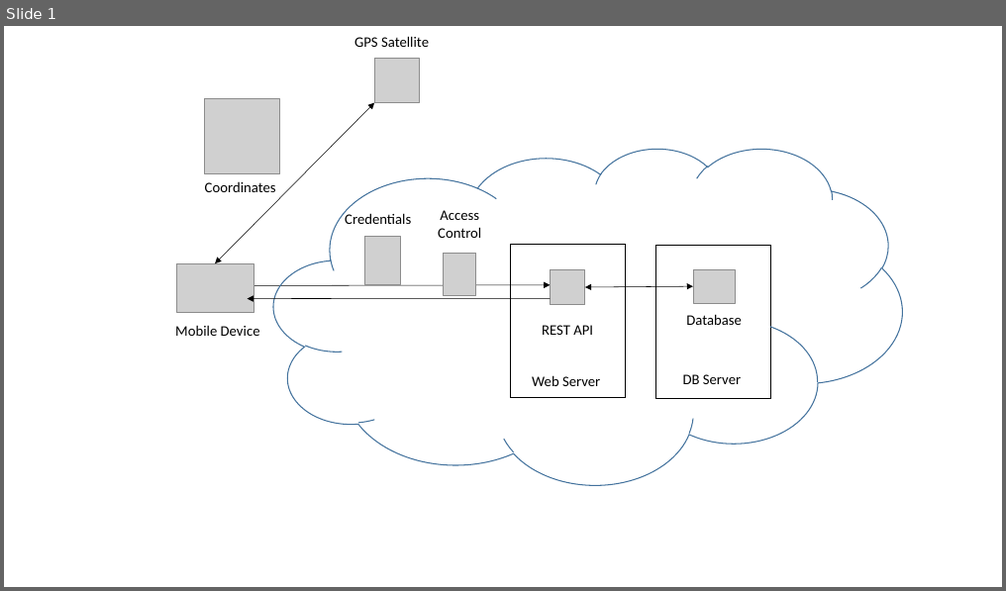
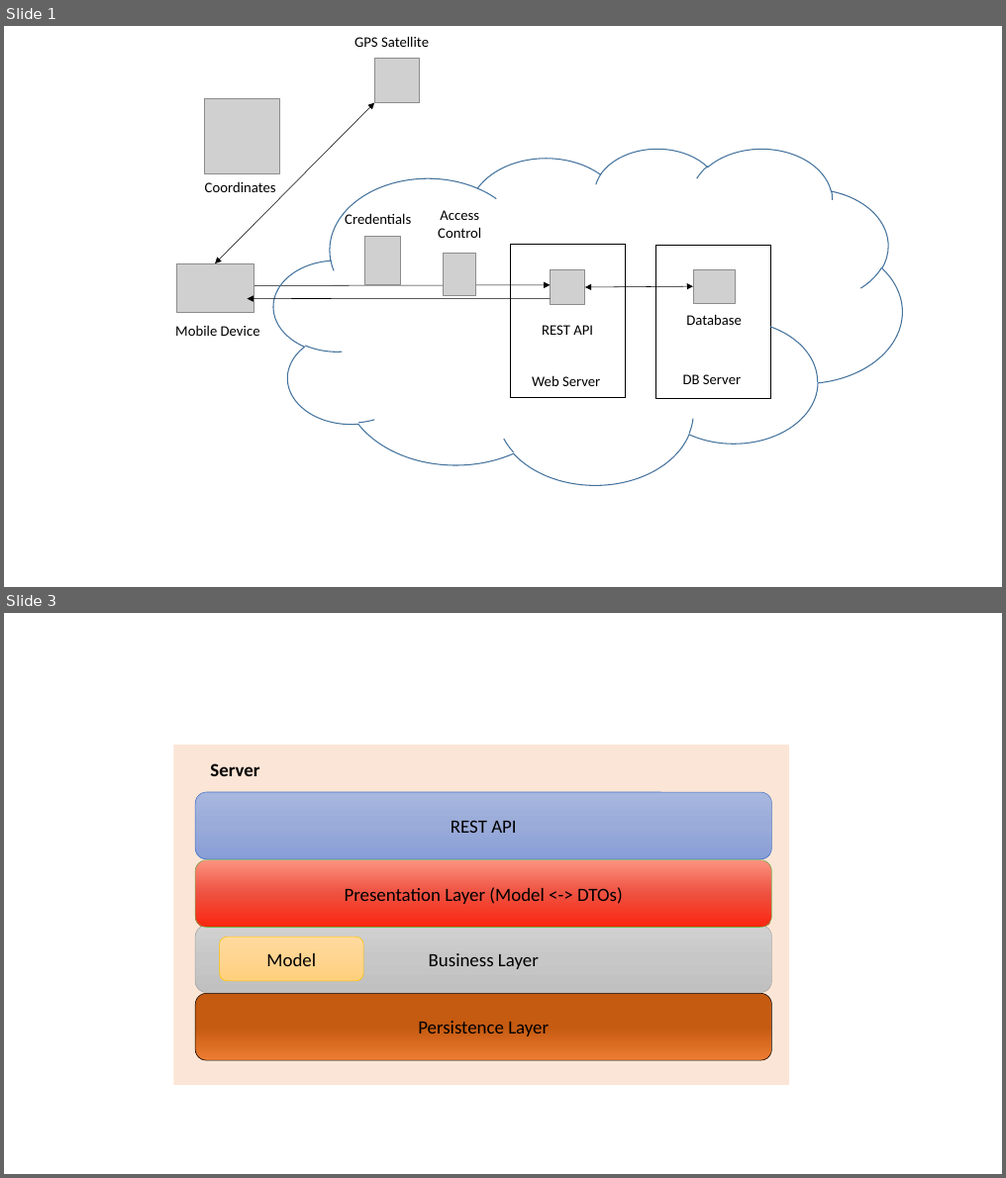
Before and after one commit to dschenkelman/social-toilet, a slide deck: diagfisico.pptx. Shown one above the other, each under a label of ours: slide 1 before the commit, slides 1 and 3 after it; the slides between them are not shown. The pictures are 1006x591 and 1006x1178 pixels, drawn with LibreOffice and Linux fonts; fonts in the diff are those of the drawing; grey boxes stand for pictures. Boxes give left, top, right and bottom in pixels: in the first picture for what was removed or moved away, otherwise in the second. Text is boxed around its words. In the diff, an @@ line names an element or a change of style, - is before the commit and + after.

```diff
--- a/diagfisico.pptx
+++ b/diagfisico.pptx
@@ slide 3 added at <box>4,613,1002,1174</box>, background #FFFFFF @@
@@ rectangle added at <box>174,745,789,1085</box>, fill #FBE5D6 @@
@@ text added at <box>210,763,259,776</box>, 18 pt, text #000000, bold @@
+Server
@@ rounded rectangle added at <box>196,792,772,860</box>, fill gradient #A8B7DF to #9AABD9 to #889ED7, outline #4472C4 0.5 pt, 18 pt, text #000000 @@
+REST API
@@ rounded rectangle added at <box>196,861,772,928</box>, fill gradient #FC9280 to #EE5140 to #FC2610, outline #70AD47 0.5 pt, 18 pt, text #000000 @@
+Presentation Layer (Model <-> DTOs)
@@ rounded rectangle added at <box>196,925,772,992</box>, fill gradient #D2D2D2 to #C8C8C8 to #C0C0C0, outline #A5A5A5 0.5 pt, 18 pt, text #000000 @@
+Business Layer
@@ rounded rectangle added at <box>220,937,363,981</box>, fill gradient #FFDB9E to #FFD590 to #FFD07C, outline #FFC000 0.5 pt, 18 pt, text #000000 @@
+Model
@@ rounded rectangle added at <box>196,993,772,1060</box>, fill gradient #C55A11 to #ED7D31, outline #000000 0.5 pt, 18 pt, text #000000 @@
+Persistence Layer
```
Also in this commit, not shown: 1 other slide added, 1 other file.
